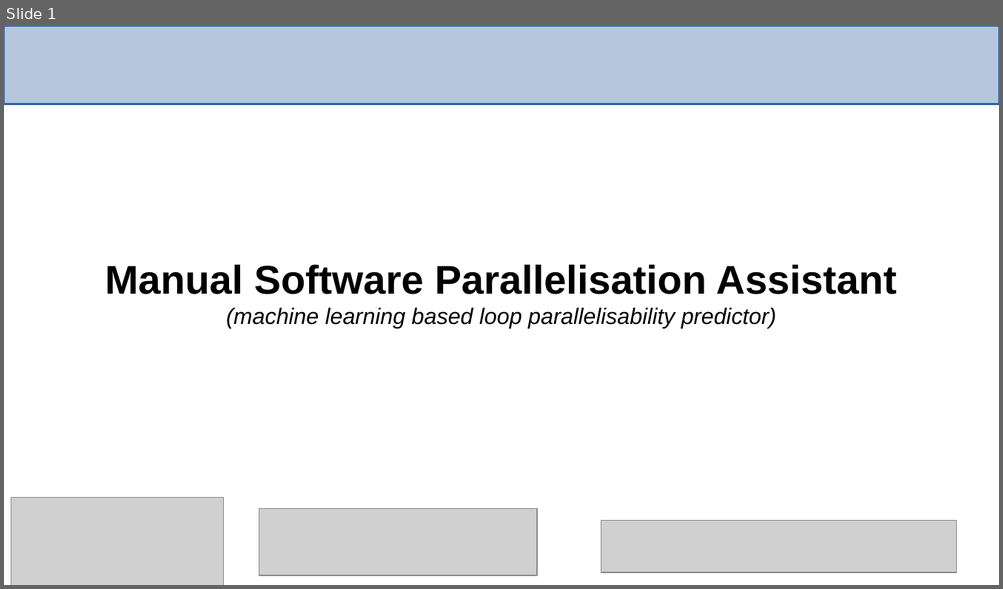
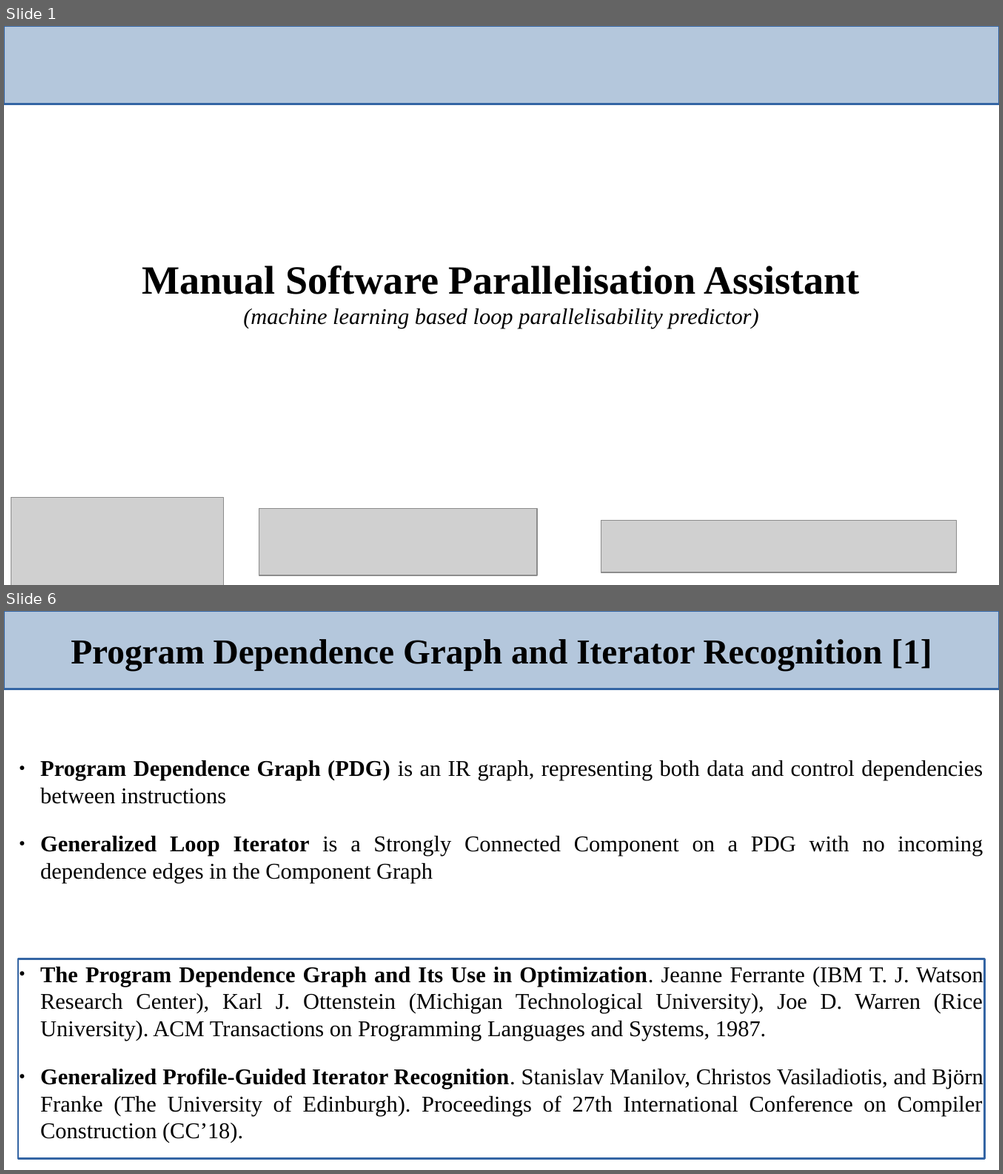
Before and after one commit to harel-coffee/PParMetrics-auto, a slide deck: doc/HiSilicon_Huawei_meeting/presentation.odp. Shown one above the other, each under a label of ours: slide 1 before the commit, slides 1 and 6 after it; the slides between them are not shown. The pictures are 1003x589 and 1003x1174 pixels, drawn with LibreOffice and Linux fonts; fonts in the diff are those of the drawing; grey boxes stand for pictures. Boxes give left, top, right and bottom in pixels: in the first picture for what was removed or moved away, otherwise in the second. Text is boxed around its words. In the diff, an @@ line names an element or a change of style, - is before the commit and + after.

```diff
--- a/doc/HiSilicon_Huawei_meeting/presentation.odp
+++ b/doc/HiSilicon_Huawei_meeting/presentation.odp
@@ slide 6 added at (4,611,999,1170), background #FFFFFF @@
@@ rectangle added at (4,611,999,689), fill #B4C7DC, outline #3465A4 1.5 pt @@
@@ title added at (71,639,931,671), 28 pt, text #000000, bold @@
+Program Dependence Graph and Iterator Recognition [1]
@@ text added at (40,760,982,883), 18 pt, text #000000 @@
+● Program Dependence Graph (PDG) is an IR graph, representing both data and control dependencies between instructions
+● Generalized Loop Iterator is a Strongly Connected Component on a PDG with no incoming dependence edges in the Component Graph
@@ rectangle added at (19,960,985,1160), outline #3465A4 1.5 pt, 18 pt, text #000000 @@
+● The Program Dependence Graph and Its Use in Optimization. Jeanne Ferrante (IBM T. J. Watson Research Center), Karl J. Ottenstein (Michigan Technological University), Joe D. Warren (Rice University). ACM Transactions on Programming Languages and Systems, 1987.
+● Generalized Profile-Guided Iterator Recognition. Stanislav Manilov, Christos Vasiladiotis, and Björn Franke (The University of Edinburgh). Proceedings of 27th International Conference on Compiler Construction (CC’18).
@@ slide 1 changed as well @@
@@ title "Manual Software Parallelisation Assistant (machine ..." at (142,266,859,329): font Arial to Times New Roman @@
```
Also in this commit, not shown: 14 other slides added, 3 slides removed, 7 other files.
